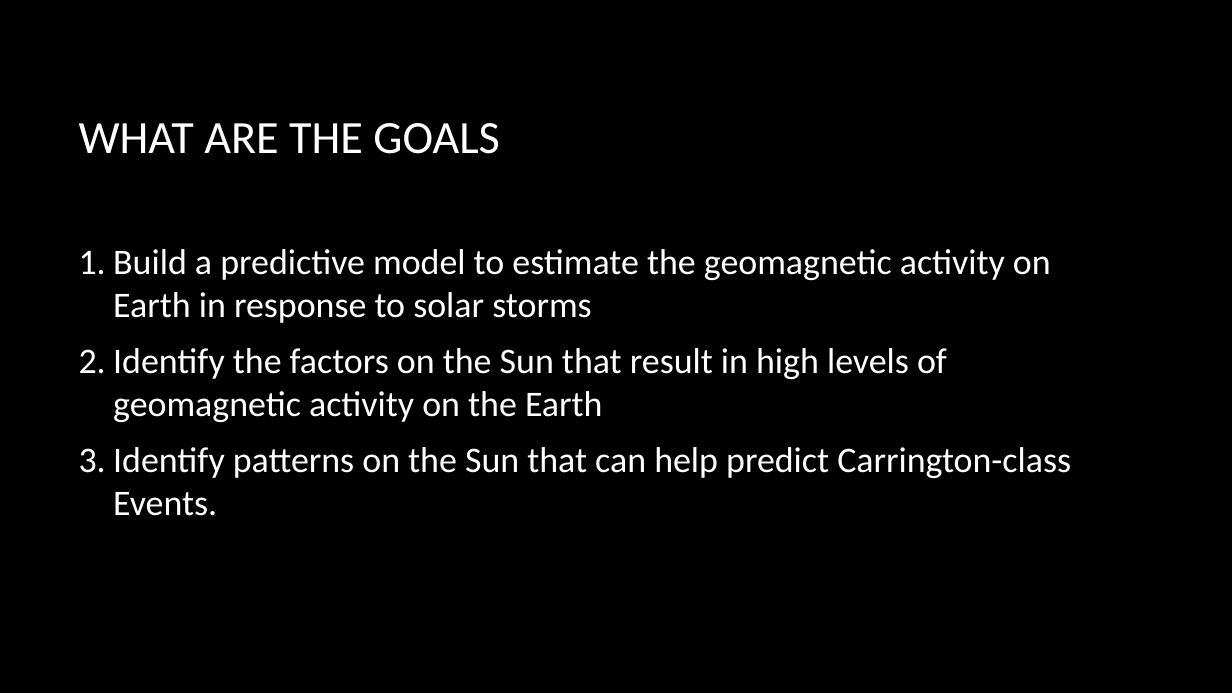
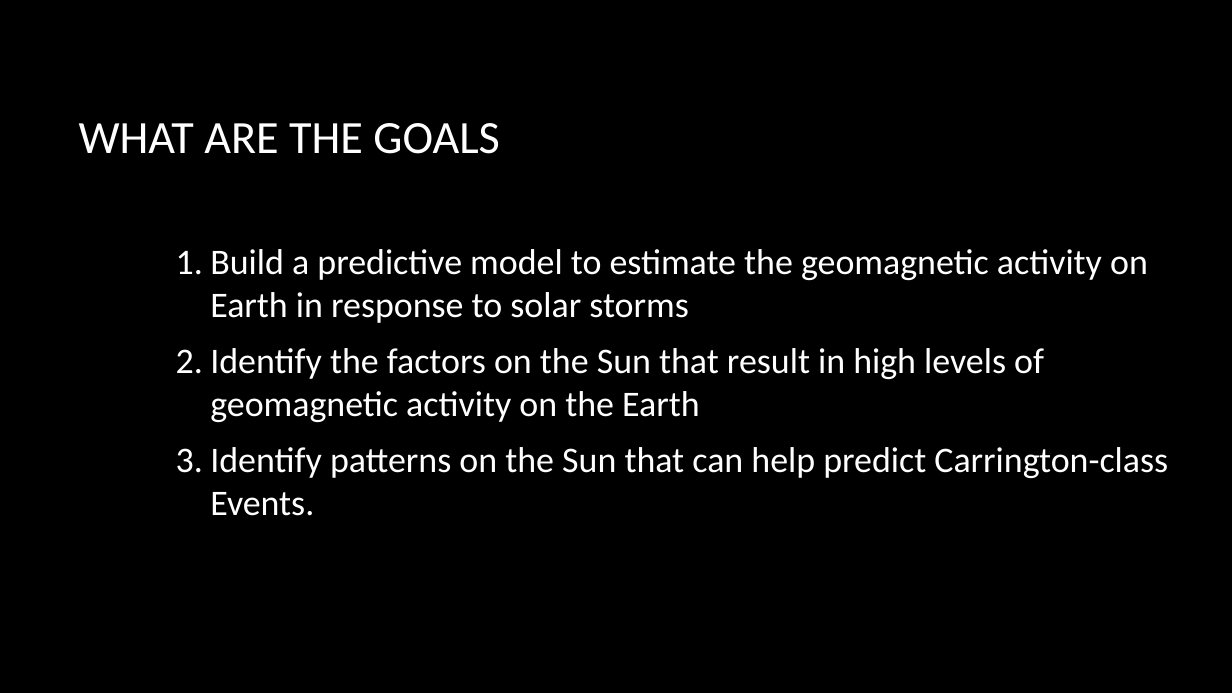
Before and after one commit to wayneheller/GA-Student-Project, a slide deck: slide 2 of presentations/Predicting solar storms_FINAL.pptx. Drawn at 1232x693 pixels with LibreOffice and Linux fonts; fonts in the diff are those of the drawing; background and template pictures are left out. Boxes give left, top, right and bottom in pixels: in the first picture for what was removed or moved away, otherwise in the second. Text is boxed around its words. In the diff, an @@ line names an element or a change of style, - is before the commit and + after.

Commit message:
final update before classroom presentation

```diff
--- a/presentations/Predicting solar storms_FINAL.pptx
+++ b/presentations/Predicting solar storms_FINAL.pptx
@@ text "Build a predictive model to ...": place and size @@
-text "Build a predictive model to ..." at box(113, 249, 1071, 516)
+text "Build a predictive model to ..." at box(210, 249, 1168, 516)
```
Also in this commit, not shown: 4 other slides changed, 3 slides added, 10 other files.
